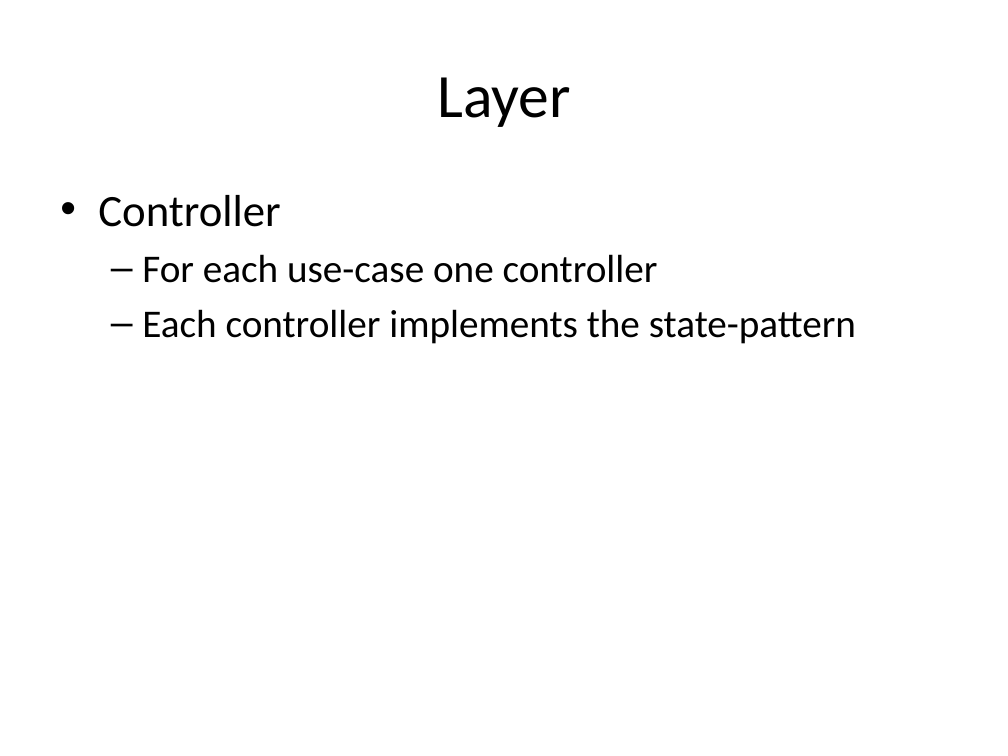
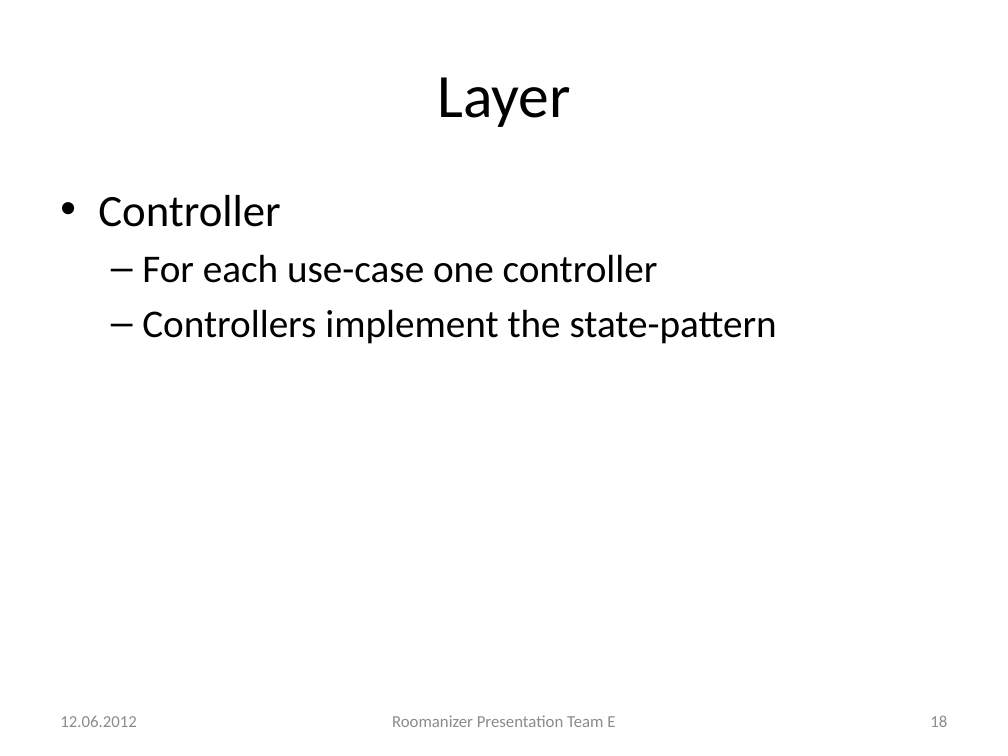
Before and after one commit to markusmo/HotelSoftware, a slide deck: slide 18 of Documentation/Praesentation/PresentationRoomanizer.pptx (slide 22 before the commit). Drawn at 1008x756 pixels with LibreOffice and Linux fonts; fonts in the diff are those of the drawing. Boxes give left, top, right and bottom in pixels: in the first picture for what was removed or moved away, otherwise in the second. Text is boxed around its words. In the diff, an @@ line names an element or a change of style, - is before the commit and + after.

```diff
--- a/Documentation/Praesentation/PresentationRoomanizer.pptx
+++ b/Documentation/Praesentation/PresentationRoomanizer.pptx
@@ text at (142,309,777,344): text changed @@
-  – Each controller implements the state-pattern
+  – Controllers implement the state-pattern
@@ text added at (60,716,136,727), 12 pt, text #8C8C8C @@
+12.06.2012
@@ text added at (392,715,615,727), 12 pt, text #8C8C8C @@
+Roomanizer Presentation Team E
@@ page number added at (930,715,947,727), 12 pt, text #8C8C8C @@
+18
```
Also in this commit, not shown: 26 other slides changed, 1 slide added, 4 slides removed, 9 other files.
